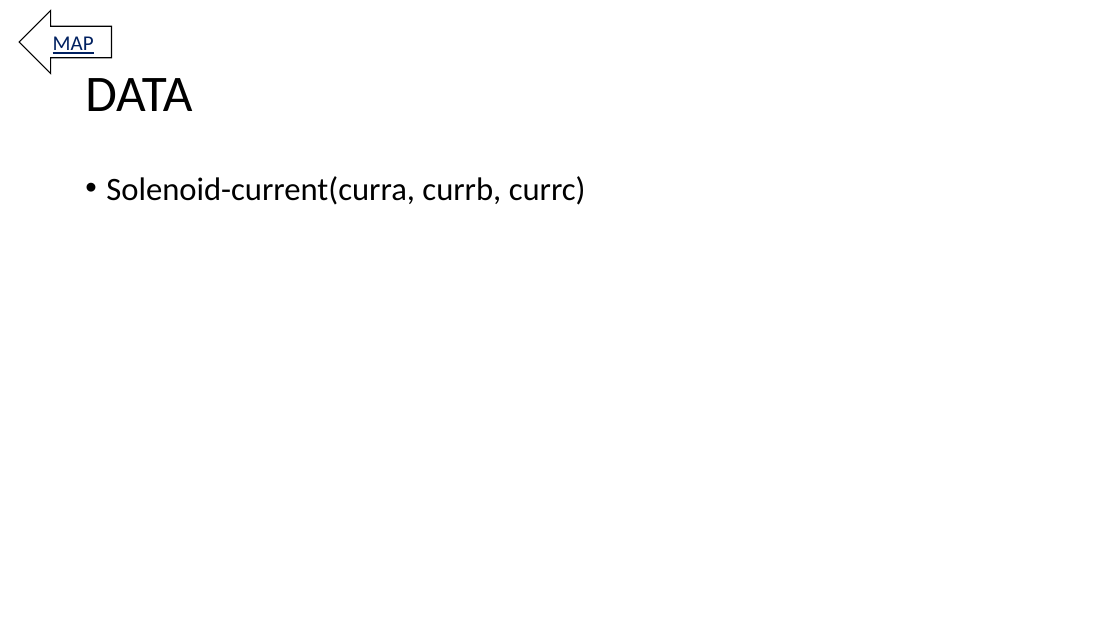
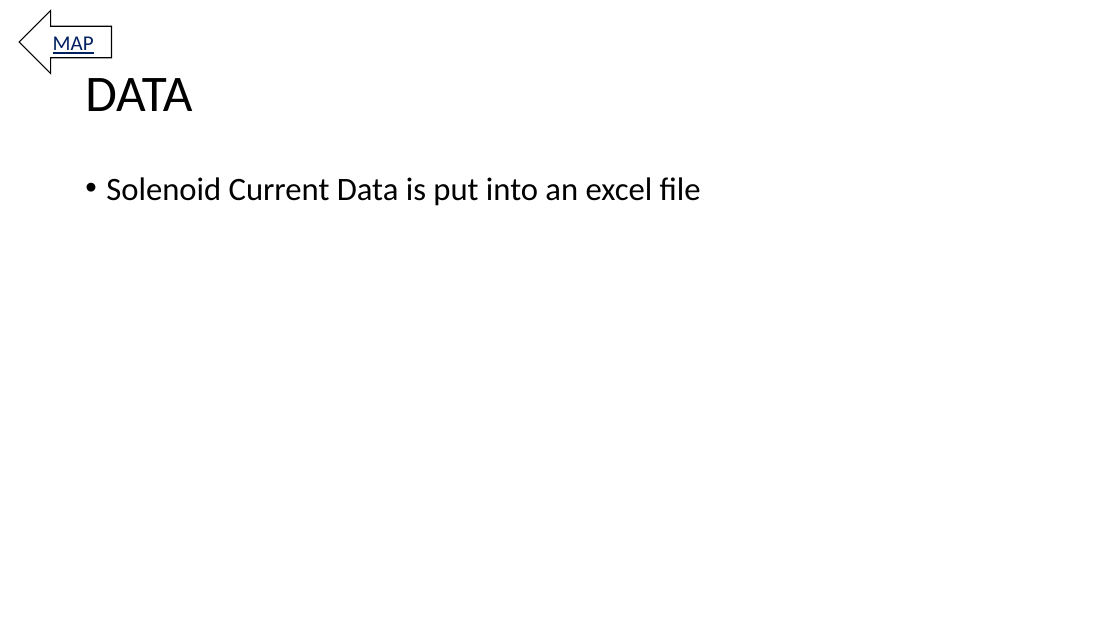
Before and after one commit to RoboticSwarmControl/3AxisMagnet, a slide deck: slide 27 of Omnimagnet Mind Map 06.25.2016 (wo parameter description).pptx (slide 29 before the commit). Drawn at 1120x630 pixels with LibreOffice and Linux fonts; fonts in the diff are those of the drawing. Boxes give left, top, right and bottom in pixels: in the first picture for what was removed or moved away, otherwise in the second. Text is boxed around its words. In the diff, an @@ line names an element or a change of style, - is before the commit and + after.

```diff
--- a/Omnimagnet Mind Map 06.25.2016 (wo parameter description).pptx
+++ b/Omnimagnet Mind Map 06.25.2016 (wo parameter description).pptx
@@ text at (106,177,701,206): text changed @@
-• Solenoid-current(curra, currb, currc)
+• Solenoid Current Data is put into an excel file
```
Also in this commit, not shown: 11 other slides changed, 2 slides removed.
